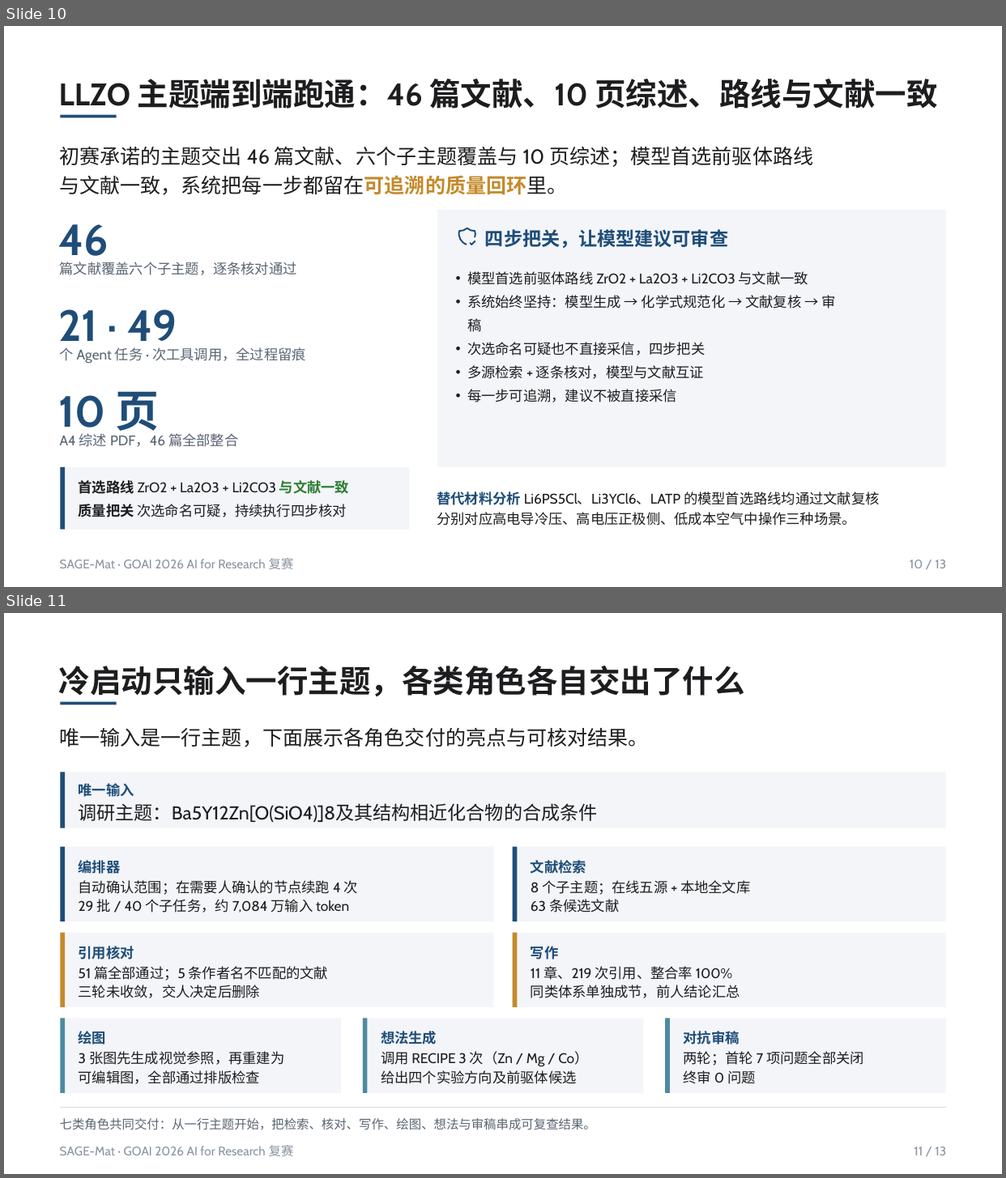
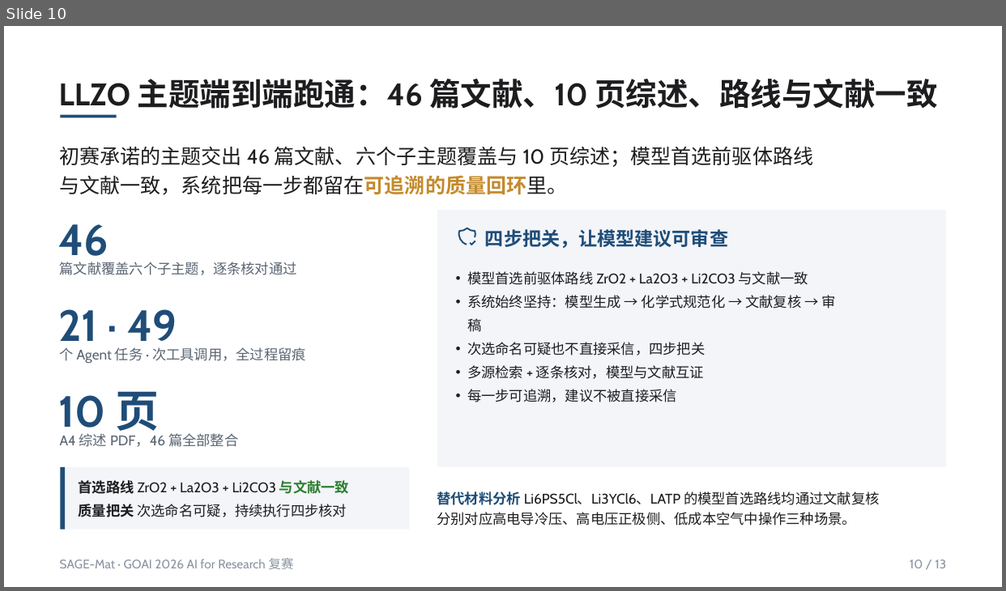
Before and after one commit to asimfish/goai_research, a slide deck: submission/方案说明PPT/SAGE-Mat_复赛方案说明.pptx. Shown one above the other, each under a label of ours: slides 10 and 11 before the commit, slide 10 after it. The pictures are 1006x1178 and 1006x591 pixels, drawn with LibreOffice and Linux fonts; fonts in the diff are those of the drawing. Boxes give left, top, right and bottom in pixels: in the first picture for what was removed or moved away, otherwise in the second. Text is boxed around its words. In the diff, an @@ line names an element or a change of style, - is before the commit and + after.

```diff
--- a/submission/方案说明PPT/SAGE-Mat_复赛方案说明.pptx
+++ b/submission/方案说明PPT/SAGE-Mat_复赛方案说明.pptx
@@ slide 11 removed at <box>4,613,1002,1174</box>, background #FFFFFF @@
@@ text removed at <box>59,666,745,696</box> @@
-冷启动只输入一行主题，各类角色各自交出了什么
@@ rectangle removed at <box>60,702,117,705</box> @@
@@ text removed at <box>59,728,649,747</box> @@
-唯一输入是一行主题，下面展示各角色交付的亮点与可核对结果。
@@ group removed at <box>60,772,946,828</box>: 2 rectangles, 2 texts @@
-唯一输入
-调研主题：Ba5Y12Zn[O(SiO4)]8及其结构相近化合物的合成条件
@@ group removed at <box>60,846,946,922</box>: 6 texts, 4 rectangles @@
-编排器
-自动确认范围；在需要人确认的节点续跑 4 次
-29 批 / 40 个子任务，约 7,084 万输入 token
-文献检索
-8 个子主题；在线五源 + 本地全文库
-63 条候选文献
@@ group removed at <box>60,933,946,1007</box>: 6 texts, 4 rectangles @@
-引用核对
-51 篇全部通过；5 条作者名不匹配的文献
-三轮未收敛，交人决定后删除
-写作
-11 章、219 次引用、整合率 100%
-同类体系单独成节，前人结论汇总
@@ group removed at <box>60,1019,946,1093</box>: 9 texts, 6 rectangles @@
-绘图
-3 张图先生成视觉参照，再重建为
-可编辑图，全部通过排版检查
-想法生成
-调用 RECIPE 3 次（Zn / Mg / Co）
-给出四个实验方向及前驱体候选
-对抗审稿
-两轮；首轮 7 项问题全部关闭
-终审 0 问题
@@ freeform shape removed at <box>60,1107,946,1108</box> @@
@@ text removed at <box>60,1118,596,1131</box> @@
-七类角色共同交付：从一行主题开始，把检索、核对、写作、绘图、想法与审稿串成可复查结果。
@@ text removed at <box>60,1145,294,1157</box> @@
-SAGE-Mat · GOAI 2026 AI for Research 复赛
@@ text removed at <box>914,1147,946,1156</box> @@
-11 / 13
```
Also in this commit, not shown: 6 slides changed, 1 slide added, 26 other files.
